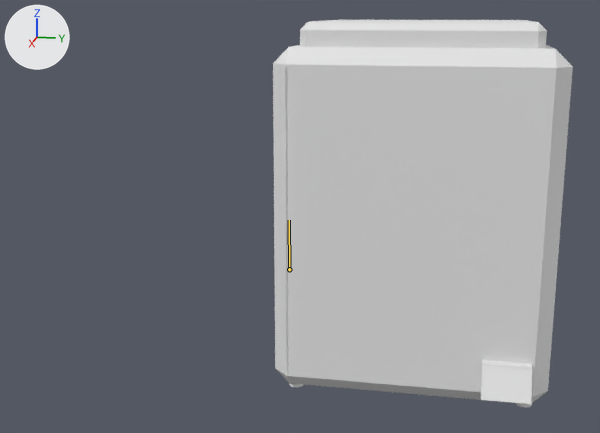
Before and after pictures for a commit that changed the Blender file blender_Files/3D_printer.blend.
Both versions are drawn from a 50 mm camera at (3.52, 0.18, 1.47) aimed at (0.33, -0.46, 0.67). Every picture has the same lights, and +X, +Y and +Z are marked at upper left. The picture after the commit comes second. Both versions are drawn at frame 15 of the action 'ArmatureAction'; the numbers are the values there. The bones that change are drawn over the model as lines.

The first picture shows 'Corpus', 'Door'.
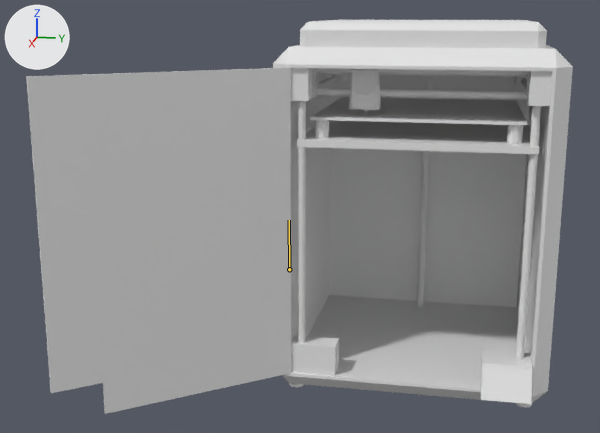
Location of each change, [x1, y1, x2, y2] in pixels of the pictures (600 x 433 px):
'Door', posed (8% taller)
    before: [287, 68, 553, 389]
    after: [26, 68, 291, 414]
'Corpus', unchanged, uncovered by the edit
    both: [273, 20, 573, 407]
'Table', unchanged, uncovered by the edit
    after: [297, 97, 539, 154]
'Direction X', unchanged, uncovered by the edit
    after: [312, 68, 529, 102]
'Direction Z3', unchanged, uncovered by the edit
    after: [516, 106, 541, 359]

The edits, one by one:
Bone 'Bone.006' (bone_bone_006) turns from (0, 0, 0) to (0, -141, 0) degrees about its own x, y and z.
